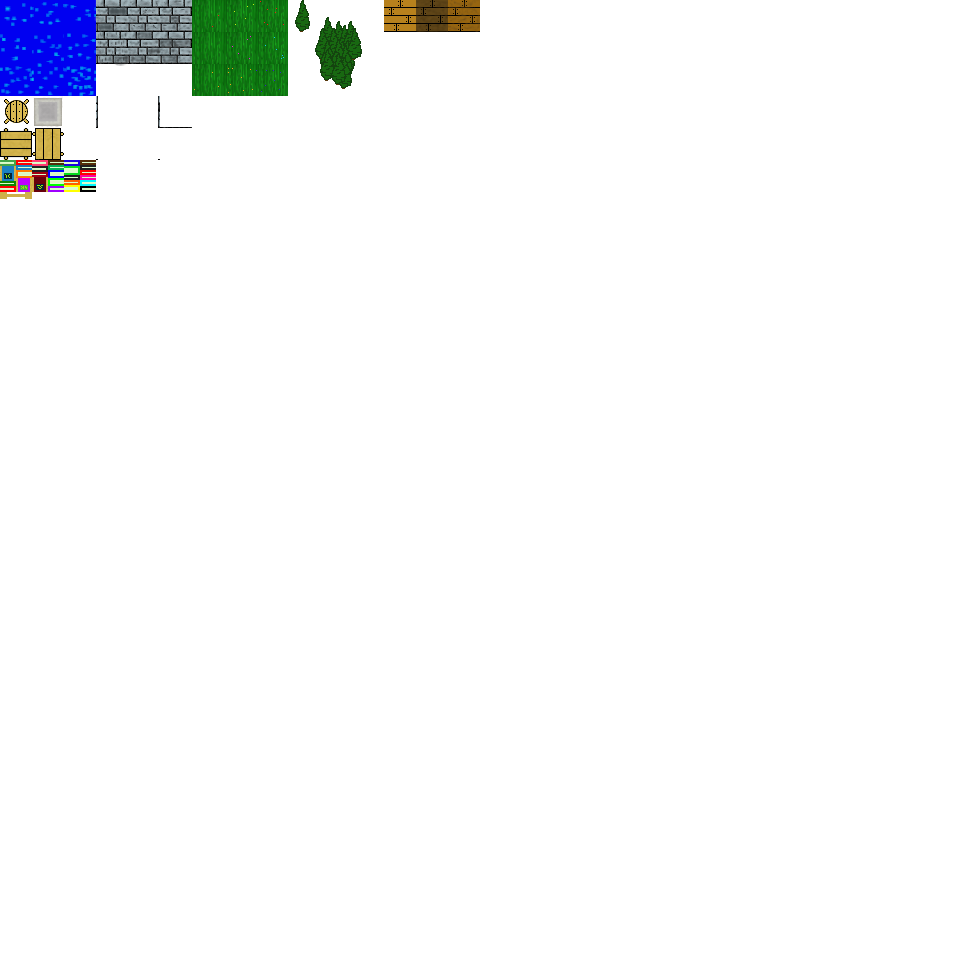
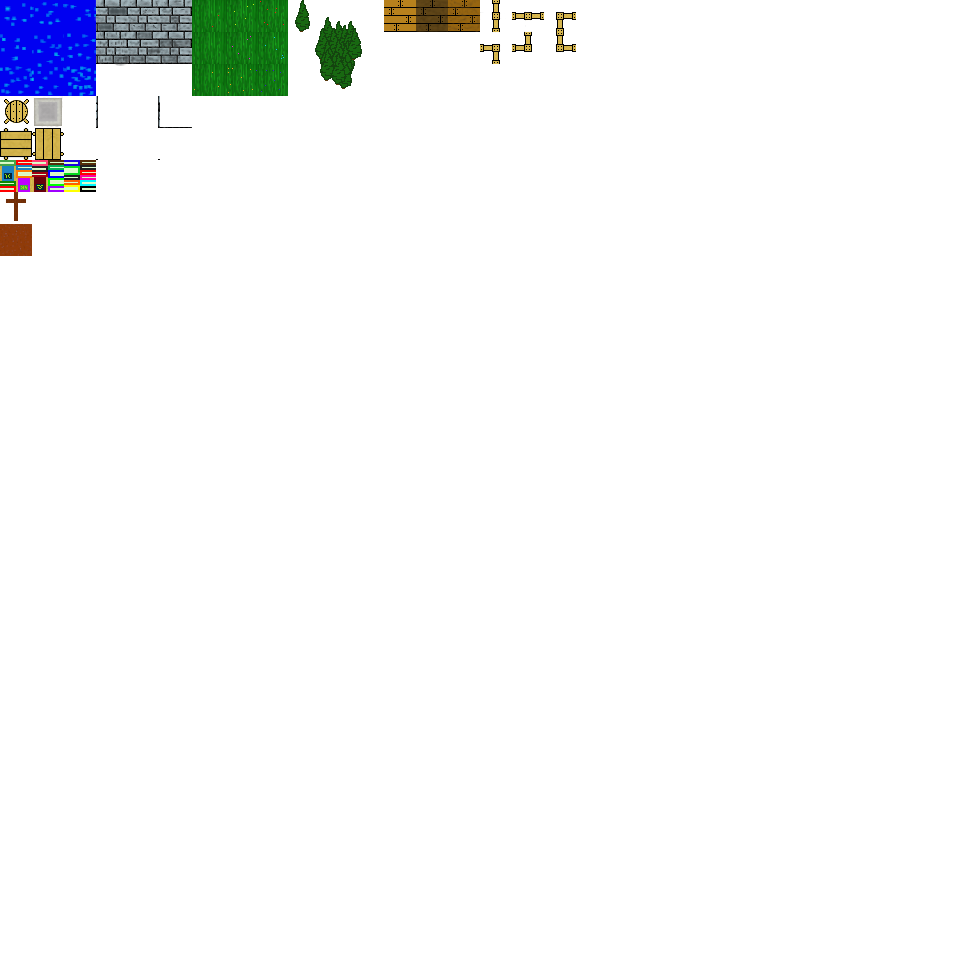
Layer changes from the first 960 x 960 image to the second:
painted on "ShardsOfCreation.png" over [0, 0, 576, 256]
